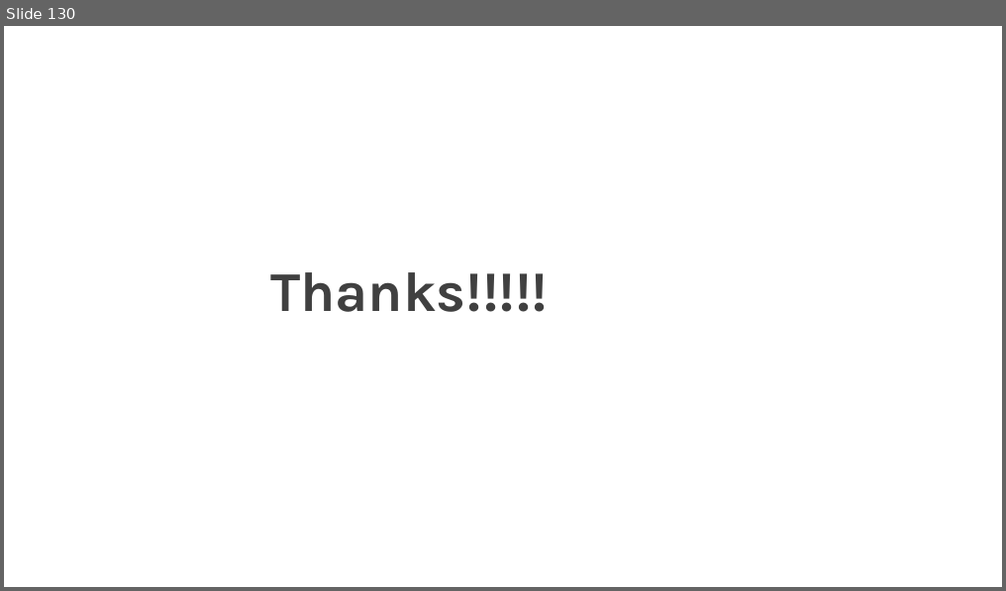
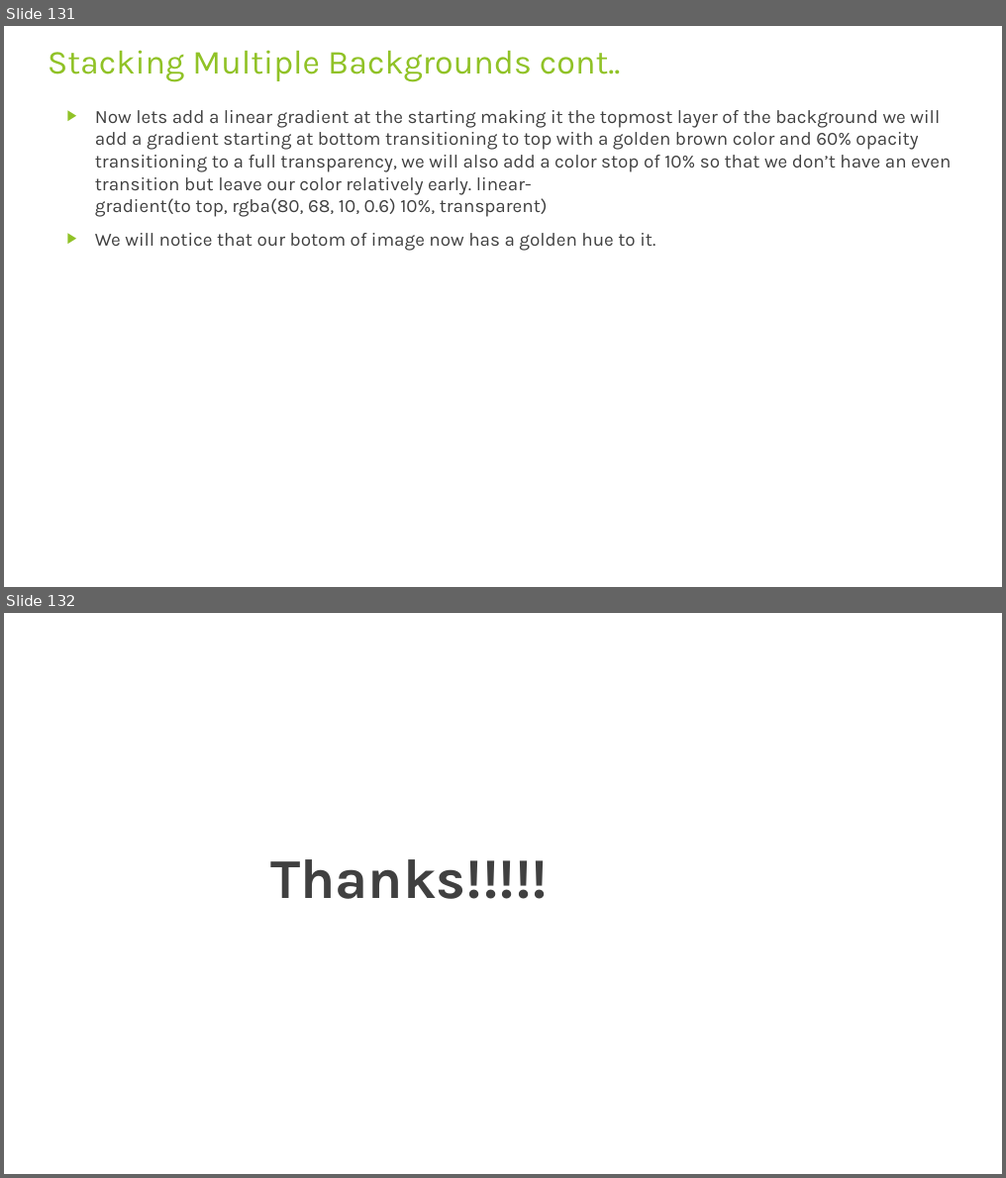
Before and after one commit to rudhrainfogain/CSS, a slide deck: PPT/Css-v7.pptx. Shown one above the other, each under a label of ours: slide 130 before the commit, slides 131 and 132 after it. The pictures are 1006x591 and 1006x1178 pixels, drawn with LibreOffice and Linux fonts; fonts in the diff are those of the drawing. Boxes give left, top, right and bottom in pixels: in the first picture for what was removed or moved away, otherwise in the second. Text is boxed around its words. In the diff, an @@ line names an element or a change of style, - is before the commit and + after.

Commit message:
StackingMultipleBackgrounds

```diff
--- a/PPT/Css-v7.pptx
+++ b/PPT/Css-v7.pptx
@@ slide 131 added at box(4, 26, 1002, 587), background #FFFFFF @@
@@ title added at box(48, 50, 621, 82), 32.4 pt, text #90C226 @@
+Stacking Multiple Backgrounds cont..
@@ text added at box(95, 110, 950, 251), 18 pt, text #404040 @@
+▶ Now lets add a linear gradient at the starting making it the topmost layer of the background we will add a gradient starting at bottom transitioning to top with a golden brown color and 60% opacity transitioning to a full transparency, we will also add a color stop of 10% so that we don’t have an even transition but leave our color relatively early. linear-gradient(to top, rgba(80, 68, 10, 0.6) 10%, transparent)
+▶ We will notice that our botom of image now has a golden hue to it.
@@ what was slide 130 is now slide 132 @@
```
Also in this commit, not shown: 1 other slide added, 1 other file.
